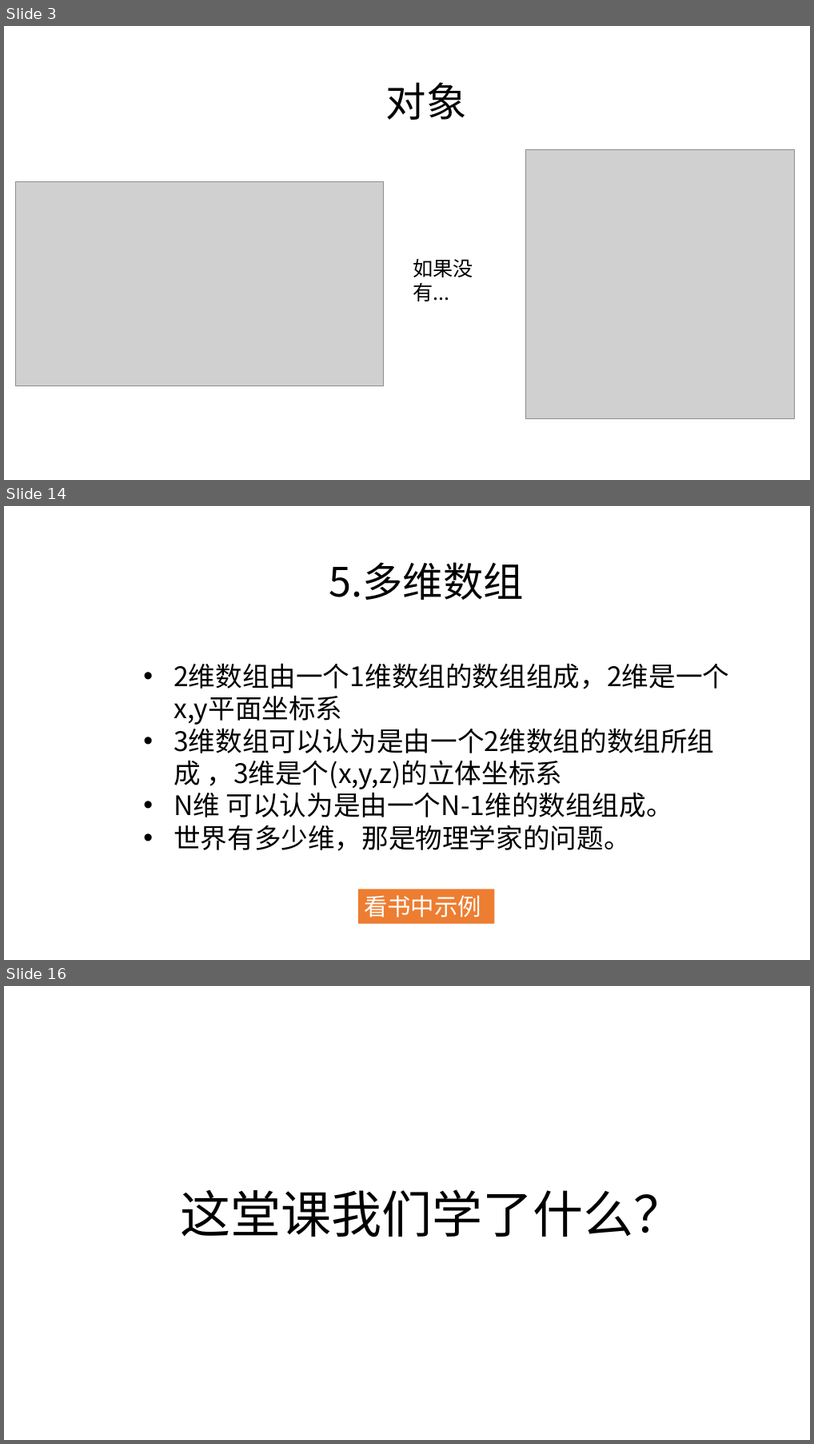
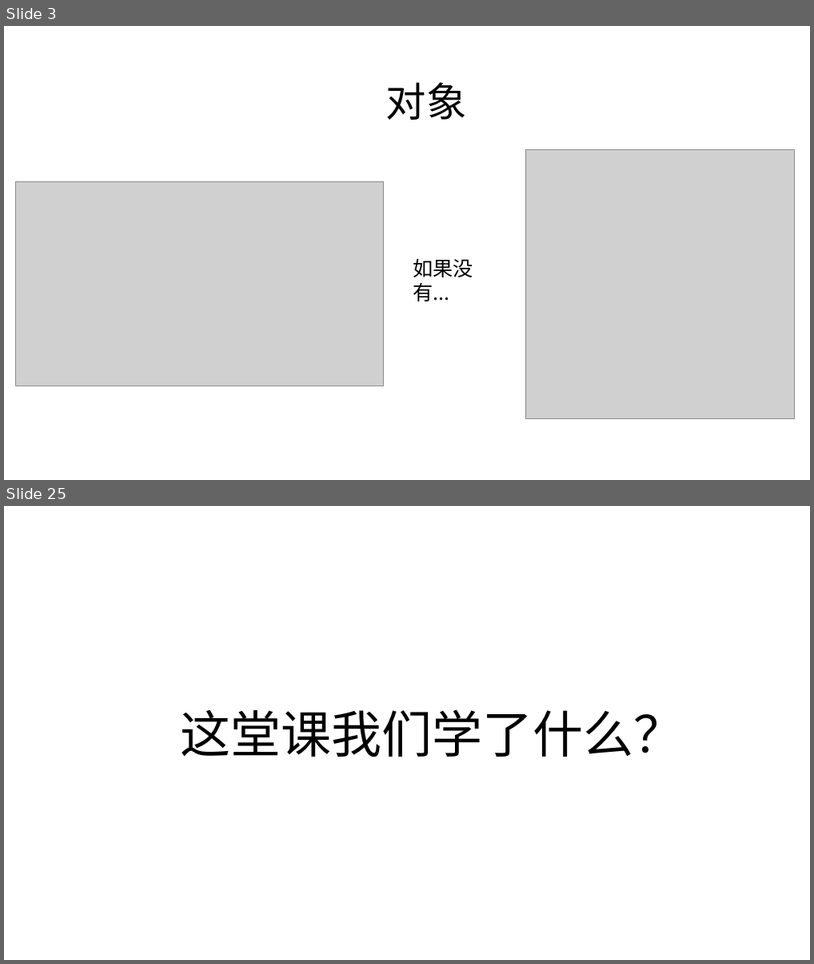
Before and after one commit to zjyesir/hmc_java_1, a slide deck: ppt/9. 对象和类.pptx. Shown one above the other, each under a label of ours: slides 3, 14 and 16 before the commit, slides 3 and 25 after it; the slides between them are not shown. The pictures are 814x1444 and 814x964 pixels, drawn with LibreOffice and Linux fonts; fonts in the diff are those of the drawing; grey boxes stand for pictures; background and template pictures are left out. Boxes give left, top, right and bottom in pixels: in the first picture for what was removed or moved away, otherwise in the second. Text is boxed around its words. In the diff, an @@ line names an element or a change of style, - is before the commit and + after.

```diff
--- a/ppt/9. 对象和类.pptx
+++ b/ppt/9. 对象和类.pptx
@@ slide 14 removed at bbox=[4, 506, 810, 960], background picture (left out) @@
@@ text removed at bbox=[329, 562, 524, 600] @@
-5.多维数组
@@ text removed at bbox=[174, 663, 730, 851] @@
-• 2维数组由一个1维数组的数组组成，2维是一个x,y平面坐标系
-• 3维数组可以认为是由一个2维数组的数组所组成 ，3维是个(x,y,z)的立体坐标系
-• N维 可以认为是由一个N-1维的数组组成。
-• 世界有多少维，那是物理学家的问题。
@@ rectangle removed at bbox=[358, 889, 495, 924] @@
-看书中示例
@@ what was slide 16 is now slide 25 @@
```
Also in this commit, not shown: 3 slides changed, 19 slides added, 9 other slides removed, 3 other files.
